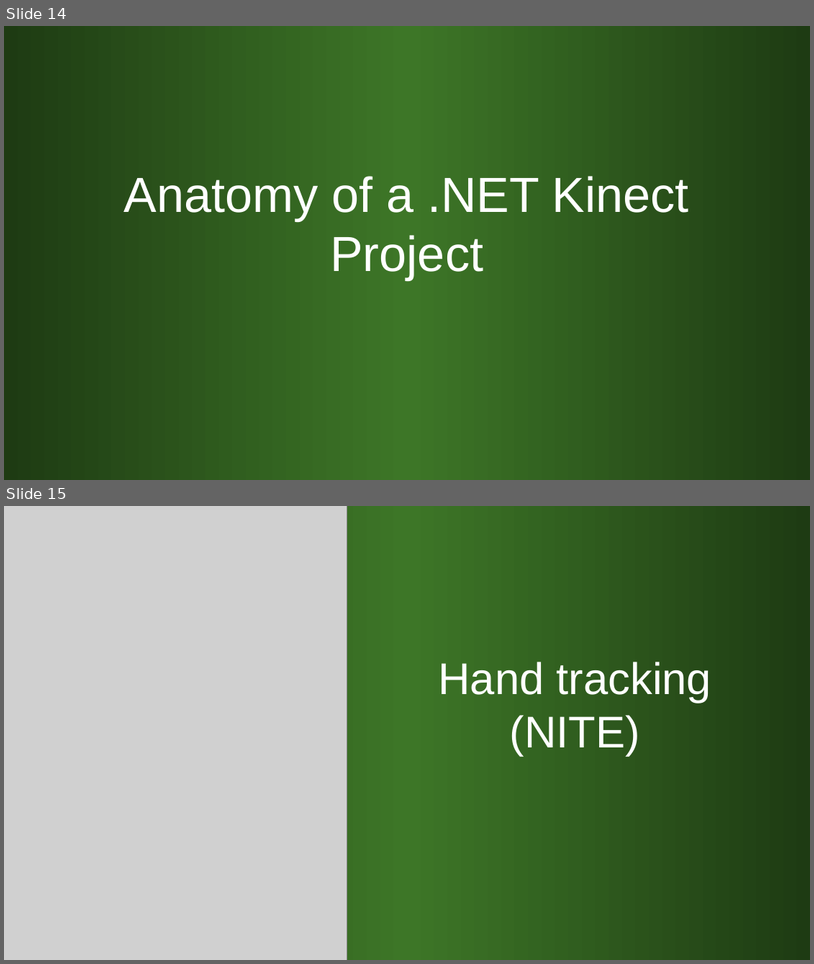
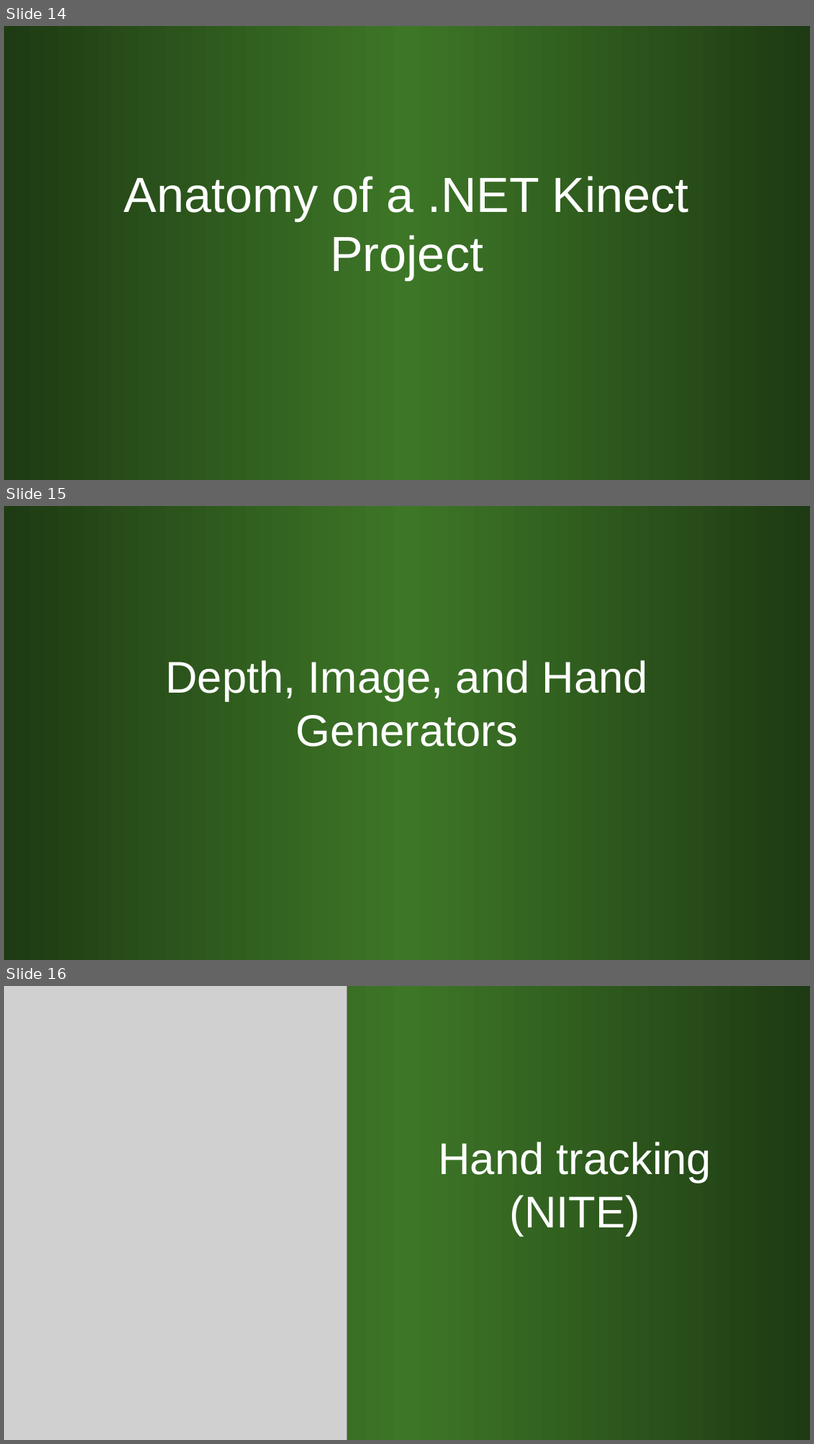
Before and after one commit to kindohm/kinect-nite-dev, a slide deck: slides/KinectDev.pptx. Shown one above the other, each under a label of ours: slides 14 and 15 before the commit, slides 14, 15 and 16 after it. The pictures are 814x964 and 814x1444 pixels, drawn with LibreOffice and Linux fonts; fonts in the diff are those of the drawing; grey boxes stand for pictures. Boxes give left, top, right and bottom in pixels: in the first picture for what was removed or moved away, otherwise in the second. Text is boxed around its words. In the diff, an @@ line names an element or a change of style, - is before the commit and + after.

```diff
--- a/slides/KinectDev.pptx
+++ b/slides/KinectDev.pptx
@@ slide 15 added at (4, 506, 810, 960), background gradient #1E3B13 to #3D7627 @@
@@ title added at (165, 660, 648, 746), 39.6 pt, text #FFFFFF @@
+Depth, Image, and Hand Generators
@@ what was slide 15 is now slide 16 @@
```
Also in this commit, not shown: 5 other files.
